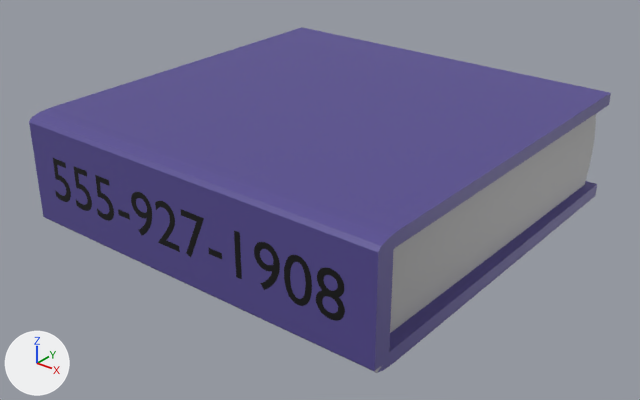
Renders of the glTF model Meshes/PurpleClueBook.glb from each side of a commit.
The view is the same before and after, from a camera (50 mm lens) standing at (0.955, -1.221, 0.662) and looking at (0.009, -0.038, -0.072). Lighting does not change. The marker at lower left points along +X, +Y and +Z. Where no turn or scale is listed for an object, it has been applied to the vertices.

The first picture shows 'Cube', 'Text'.
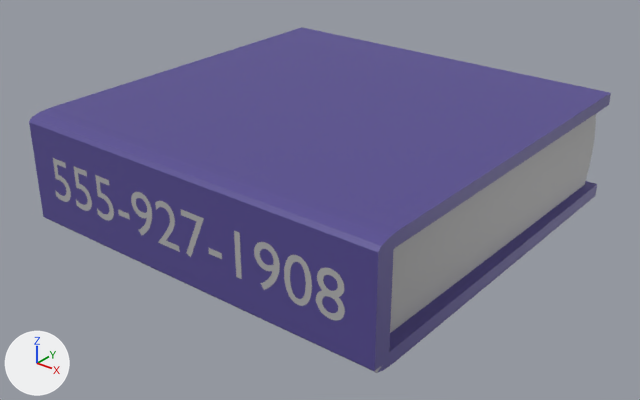
Pixel boxes [x1, y1, x2, y2] of what changed, in the pictures (640 x 400 px):
'Text', recoloured (black to grey)
    both: [53, 158, 345, 320]

The edits, one by one:
me_text has 895 vertices, 881 faces and spans x 0.006..0.664, y 0.0, z -0.001..0.082.
me_text no longer uses material mat_material (black #000000).
me_text now uses material mat_offwhite (grey #b1b1b1).
